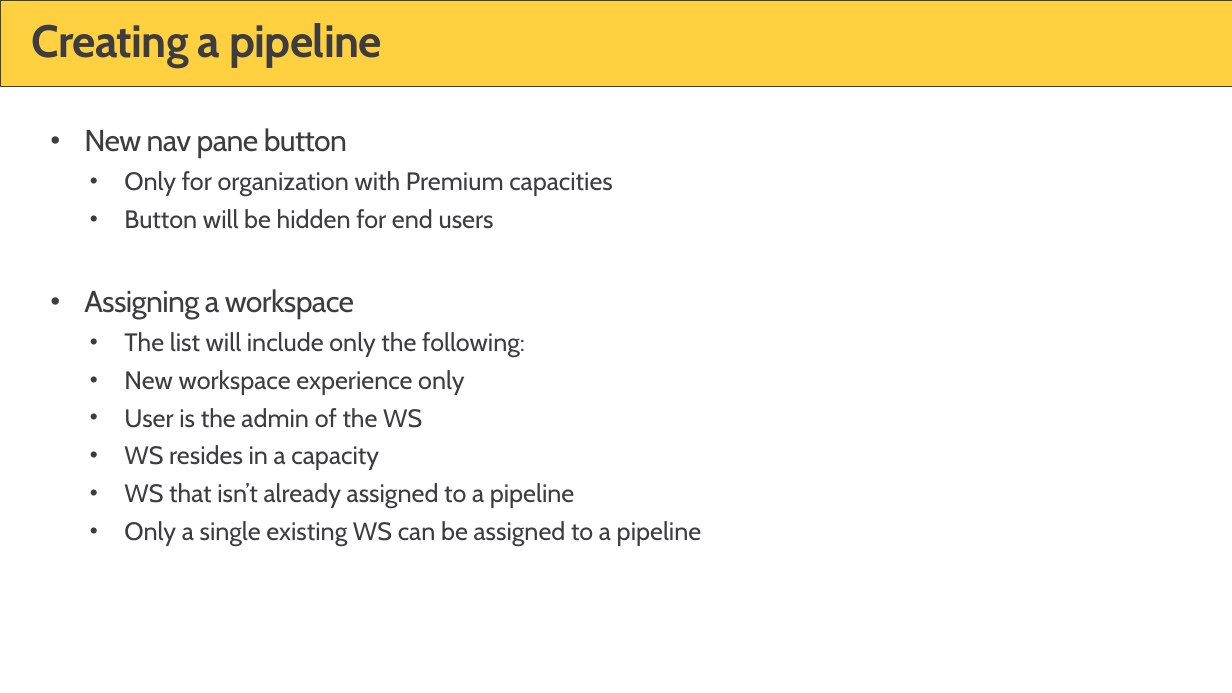
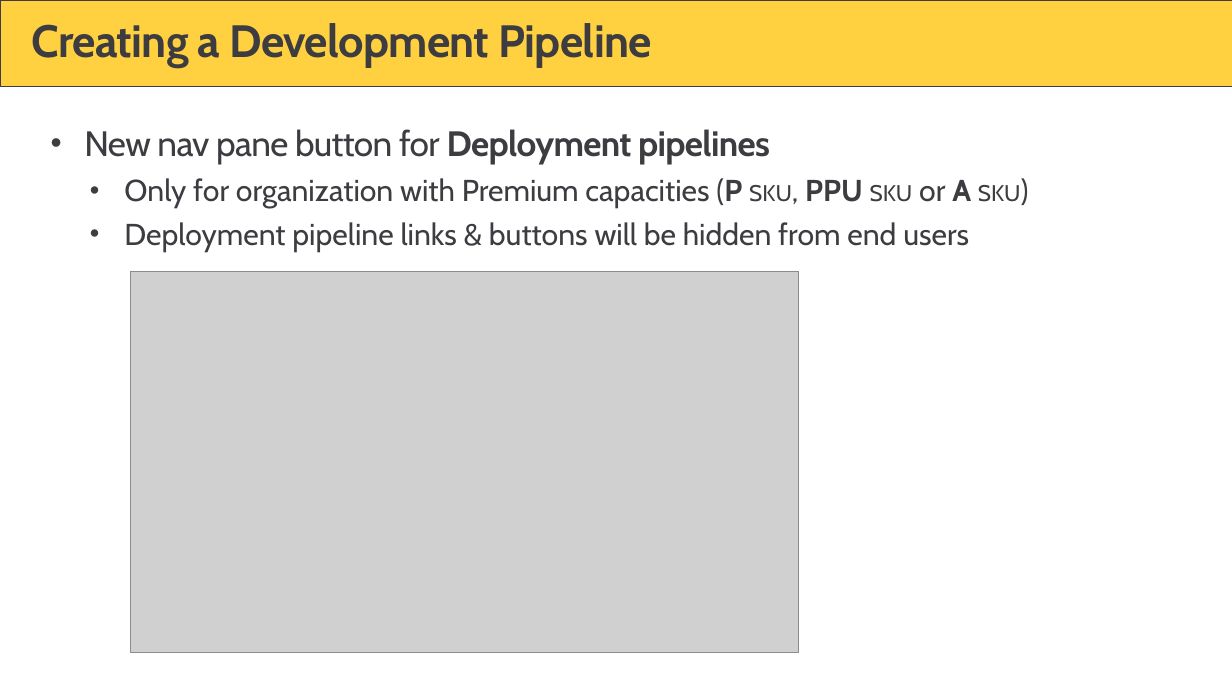
Before and after one commit to PowerBiDevCamp/Camp-Sessions, a slide deck: slide 12 of Session 15 - ALM in Power BI with Deployment Pipelines.pptx (slide 28 before the commit). Drawn at 1232x693 pixels with LibreOffice and Linux fonts; fonts in the diff are those of the drawing; grey boxes stand for pictures; background and template pictures are left out. Boxes give left, top, right and bottom in pixels: in the first picture for what was removed or moved away, otherwise in the second. Text is boxed around its words. In the diff, an @@ line names an element or a change of style, - is before the commit and + after.

```diff
--- a/Session 15 - ALM in Power BI with Deployment Pipelines.pptx
+++ b/Session 15 - ALM in Power BI with Deployment Pipelines.pptx
@@ title at (x1=31, y1=23, x2=651, y2=68): text changed @@
-Creating a pipeline
+Creating a Development Pipeline
@@ text at (x1=84, y1=129, x2=1021, y2=252): text changed; size 20 to 24 pt @@
-• New nav pane button
-  • Only for organization with Premium capacities
-  • Button will be hidden for end users
-• Assigning a workspace
-  • The list will include only the following:
-  • New workspace experience only
-  • User is the admin of the WS
-  • WS resides in a capacity
-  • WS that isn’t already assigned to a pipeline
-  • Only a single existing WS can be assigned to a pipeline
+• New nav pane button for Deployment pipelines
+  • Only for organization with Premium capacities (P SKU, PPU SKU or A SKU)
+  • Deployment pipeline links & buttons will be hidden from end users
@@ picture added at (x1=130, y1=271, x2=798, y2=652) @@
```
Also in this commit, not shown: 23 other slides changed, 15 slides added, 12 slides removed.
